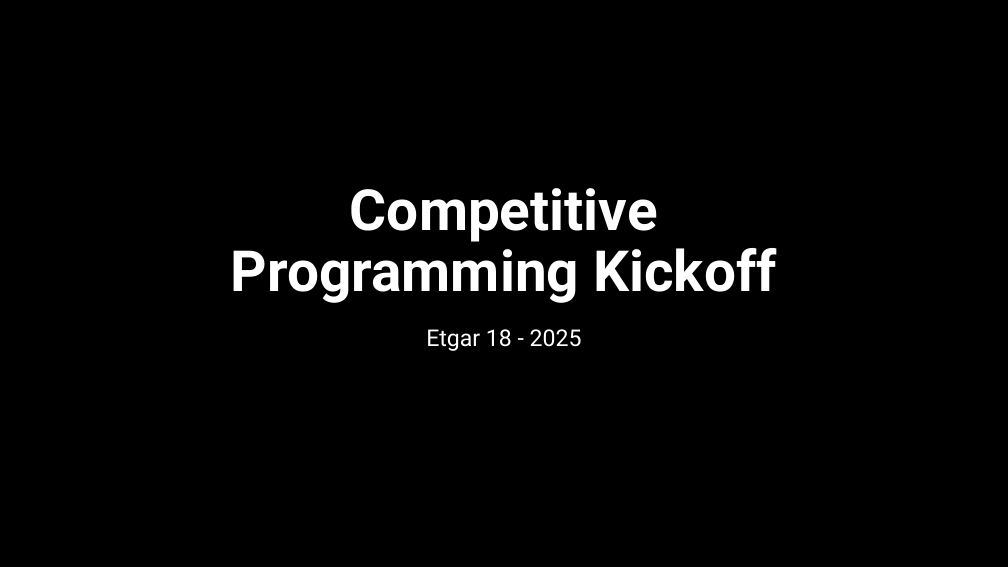
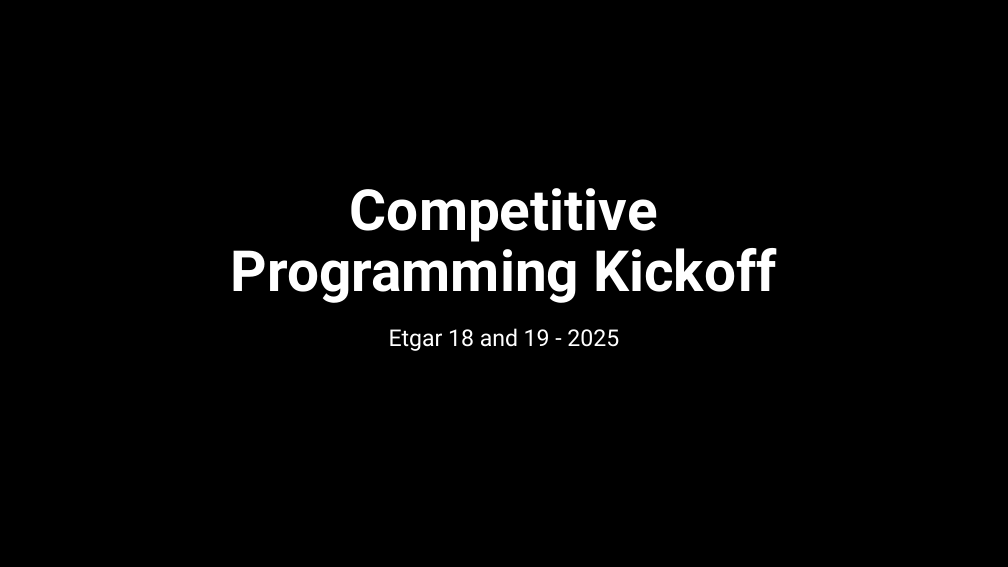
Before and after one commit to TomerHambra/PythonProject9, a slide deck: slide 1 of presentations/week1.pptx. Drawn at 1008x567 pixels with LibreOffice and Linux fonts; fonts in the diff are those of the drawing; background and template pictures are left out. Boxes give left, top, right and bottom in pixels: in the first picture for what was removed or moved away, otherwise in the second. Text is boxed around its words. In the diff, an @@ line names an element or a change of style, - is before the commit and + after.

Commit message:
updated pptx

```diff
--- a/presentations/week1.pptx
+++ b/presentations/week1.pptx
@@ subtitle at [389, 328, 619, 351]: text changed @@
-Etgar 18 - 2025
+Etgar 18 and 19 - 2025
```
